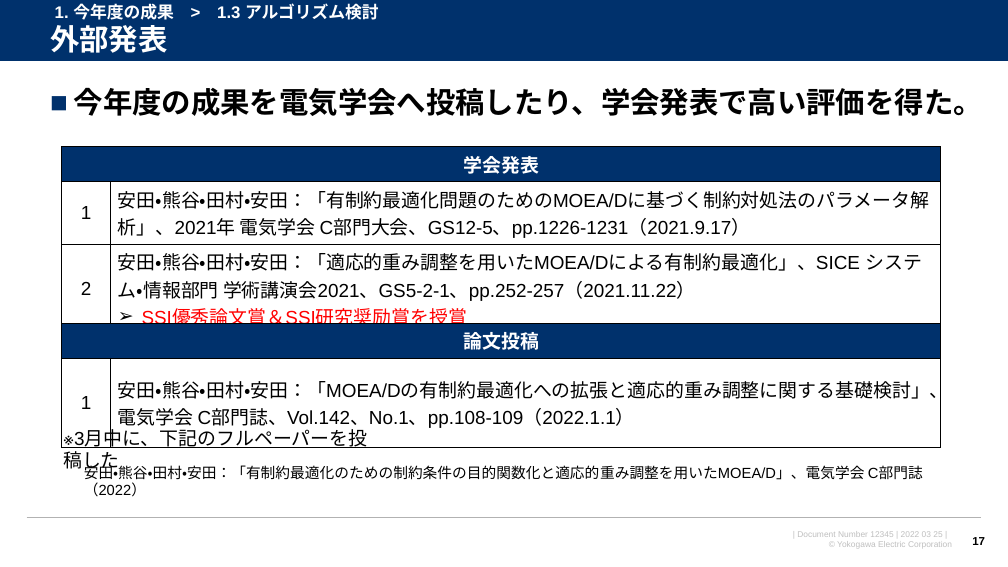
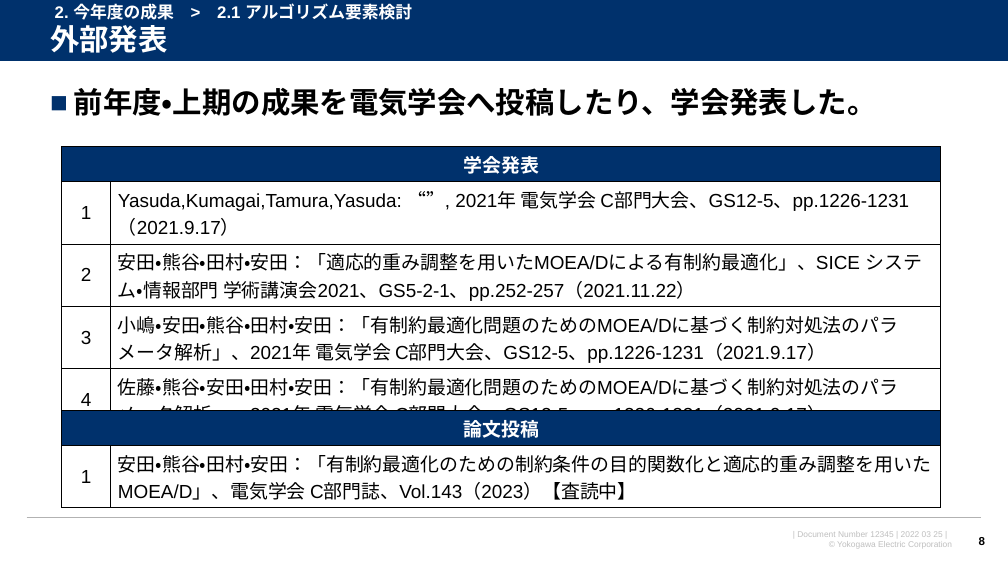
Before and after one commit to watarukumagai-git/opt, a slide deck: slide 8 of joint_res/2210XX_東京都立大安田先生_共同研究打合せ資料_rev.0.pptx (slide 17 before the commit). Drawn at 1008x567 pixels with LibreOffice and Linux fonts; fonts in the diff are those of the drawing; background and template pictures are left out. Boxes give left, top, right and bottom in pixels: in the first picture for what was removed or moved away, otherwise in the second. Text is boxed around its words. In the diff, an @@ line names an element or a change of style, - is before the commit and + after.

```diff
--- a/joint_res/2210XX_東京都立大安田先生_共同研究打合せ資料_rev.0.pptx
+++ b/joint_res/2210XX_東京都立大安田先生_共同研究打合せ資料_rev.0.pptx
@@ text at box(55, 3, 412, 20): text changed @@
-1. 今年度の成果 > 1.3 アルゴリズム検討
+2. 今年度の成果 > 2.1 アルゴリズム要素検討
@@ text at box(74, 88, 877, 116): text changed @@
-■ 今年度の成果を電気学会へ投稿したり、学会発表で高い評価を得た。
+■ 前年度・上期の成果を電気学会へ投稿したり、学会発表した。
@@ table at box(62, 147, 941, 504) @@
-row 2: 1 | 安田・熊谷・田村・安田：「有制約最適化問題のためのMOEA/Dに基づく制約対処法のパラメータ解析」、2021年 電気学会 C部門大会、GS12-5、pp.1226-1231（2021.9.17）
-row 3: 2 | 安田・熊谷・田村・安田：「適応的重み調整を用いたMOEA/Dによる有制約最適化」、SICE システム・情報部門 学術講演会2021、GS5-2-1、pp.252-257（2021.11.22） / SSI優秀論文賞＆SSI研究奨励賞を授賞
+row 2: 1 | Yasuda,Kumagai,Tamura,Yasuda: “”, 2021年 電気学会 C部門大会、GS12-5、pp.1226-1231（2021.9.17）
+row 3: 2 | 安田・熊谷・田村・安田：「適応的重み調整を用いたMOEA/Dによる有制約最適化」、SICE システム・情報部門 学術講演会2021、GS5-2-1、pp.252-257（2021.11.22）
+row 4: 3 | 小嶋・安田・熊谷・田村・安田：「有制約最適化問題のためのMOEA/Dに基づく制約対処法のパラメータ解析」、2021年 電気学会 C部門大会、GS12-5、pp.1226-1231（2021.9.17）
+row 5: 4 | 佐藤・熊谷・安田・田村・安田：「有制約最適化問題のためのMOEA/Dに基づく制約対処法のパラメータ解析」、2021年 電気学会 C部門大会、GS12-5、pp.1226-1231（2021.9.17）
@@ table at box(62, 411, 941, 504) @@
-row 2, column 2: 安田・熊谷・田村・安田：「MOEA/Dの有制約最適化への拡張と適応的重み調整に関する基礎検討」、 / 電気学会 C部門誌、Vol.142、No.1、pp.108-109（2022.1.1）
+row 2, column 2: 安田・熊谷・田村・安田：「有制約最適化のための制約条件の目的関数化と適応的重み調整を用いたMOEA/D」、電気学会 C部門誌、Vol.143（2023）【査読中】
@@ table: place and size @@
-table at box(62, 324, 941, 434)
+table at box(62, 411, 941, 504)
@@ text removed at box(63, 425, 368, 473) @@
-※3月中に、下記のフルペーパーを投稿した
@@ text removed at box(84, 463, 923, 497) @@
-安田・熊谷・田村・安田：「有制約最適化のための制約条件の目的関数化と適応的重み調整を用いたMOEA/D」、電気学会 C部門誌（2022）
@@ page number at box(979, 536, 985, 548): text changed @@
-17
+8
```
Also in this commit, not shown: 6 other slides changed, 1 slide added, 1 slide removed.
